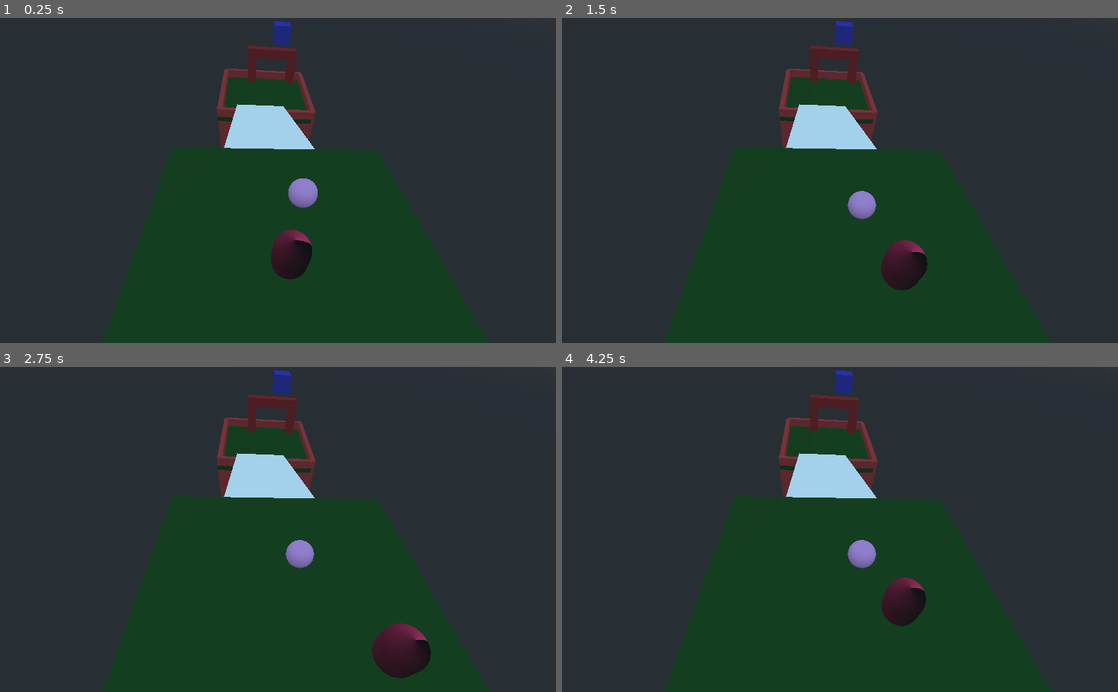
Above: before the commit, frames 1-4 (two rows, left to right).
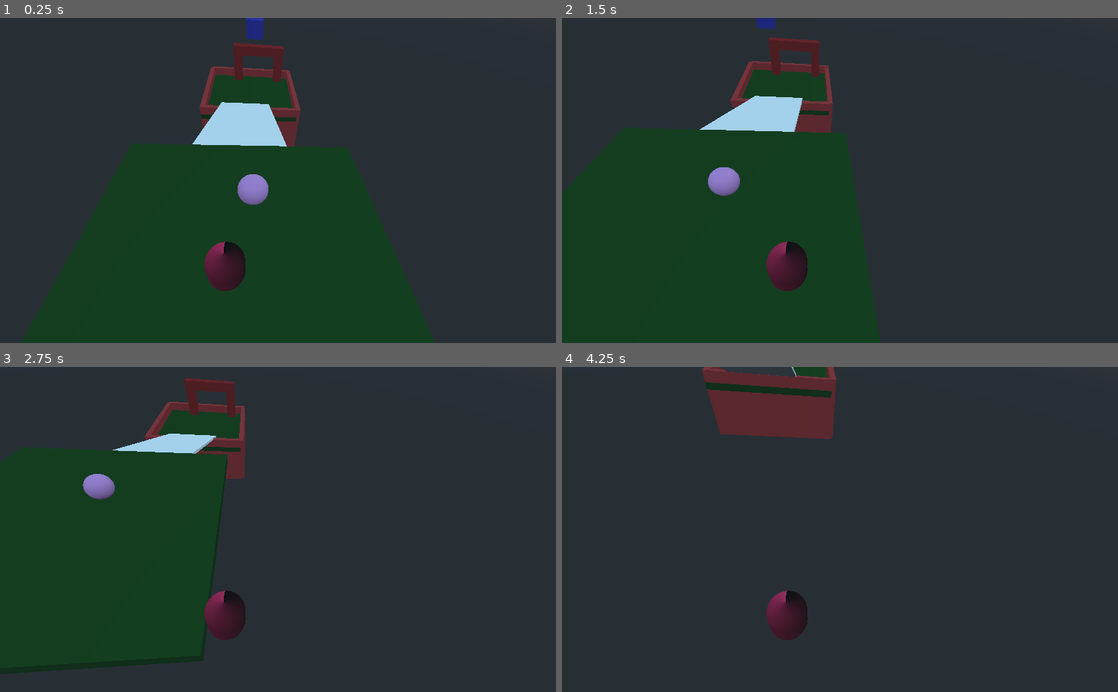
Above: after the commit, the same moments.

Repository: atarisafari/First-Godot-Game
Game: Godot game, scene res://Main.tscn
The game is run twice, just before and just after one commit, with the same random seed, the same clock (stepped at 60 frames per second) and the same inputs.
Inputs:
- Up to frame 1 (0.25 s): no input
- Up to frame 2 (1.5 s): hold D (ui_right) 0.53-1.28 s; hold S (ui_down) from 1.28 s (still down)
- Up to frame 3 (2.75 s): release S (ui_down) at 2.03 s; hold D (ui_right) from 2.03 s (still down)
- Up to frame 4 (4.25 s): release D (ui_right) at 2.78 s; hold W (ui_up) 2.78-3.53 s; hold A (ui_left) from 3.53 s (still down)

The runs differ from the first frame. In frame 1, 5.8% of the frame differs, in the area x 34-58%, y 0-84%; in frame 2, 8.0%; in frame 3, 8.6%; in frame 4, 9.0%, in the area x 25-66%, y 0-84%.

Commit message:
Improved movement
- Added gravity
- Improved collision on ball

Diff:
--- a/firstGame/Main.tscn
+++ b/firstGame/Main.tscn
@@ -35,13 +35,13 @@
 transform = Transform( 1, 0, 0, 0, 1, 0, 0, 0, 1, 17.6264, 19.7282, -3.20879 )
 
 [node name="StartPlatform" parent="." instance=ExtResource( 3 )]
-transform = Transform( 1, 0, 0, 0, 1, 0, 0, 0, 1, 46.249, 12.7596, 0.00939703 )
+transform = Transform( 1, 0, 0, 0, 1, 0, 0, 0, 1, 46.2841, 12.7596, 0.0138135 )
 
 [node name="Ramp" parent="." instance=ExtResource( 6 )]
 transform = Transform( 0.924701, -0.336564, 0, 0.336564, 0.924701, 0, 0, 0, 1.03387, 19.5527, 7.40475, -1.59984 )
 
 [node name="Player" parent="." instance=ExtResource( 7 )]
-transform = Transform( 1, 0, 0, 0, -4.37114e-008, -1, 0, 1, -4.37114e-008, 45.6015, 16.9842, -1.39279 )
+transform = Transform( -0.0221122, 0.999756, -4.37007e-008, 0, -4.37114e-008, -1, -0.999756, -0.0221122, 9.66557e-010, 45.7763, 16.224, -1.42316 )
 
-[node name="Camera" type="Camera" parent="."]
-transform = Transform( 0.0807237, -0.731351, 0.677207, 0.0865649, 0.682001, 0.72621, -0.99297, -7.39821e-009, 0.118363, 50.8547, 28.2385, 0.677842 )
+[node name="Camera" type="Camera" parent="Player"]
+transform = Transform( 0.990942, 0.0161718, -0.133309, 0.102661, -0.731172, 0.674424, -0.0865649, -0.682001, -0.72621, 1.13277, 5.11119, -11.9675 )
--- a/firstGame/Player.gd
+++ b/firstGame/Player.gd
@@ -3,8 +3,10 @@
 # Declare member variables here. Examples:
 # var a = 2
 # var b = "text"
-var speed = 200
+var speed = 500
 var direction = Vector3()
+var gravity = -9.8
+var velocity = Vector3()
 
 
 # Called when the node enters the scene tree for the first time.
@@ -27,4 +29,9 @@
 		direction.x -= 1
 	direction = direction.normalized()
 	direction = direction * speed * delta
-	move_and_slide(direction, Vector3(0, 1, 0))
+
+	velocity.y += gravity * delta
+	velocity.x = direction.x
+	velocity.z = direction.z
+
+	velocity = move_and_slide(velocity, Vector3(0, 1, 0))
